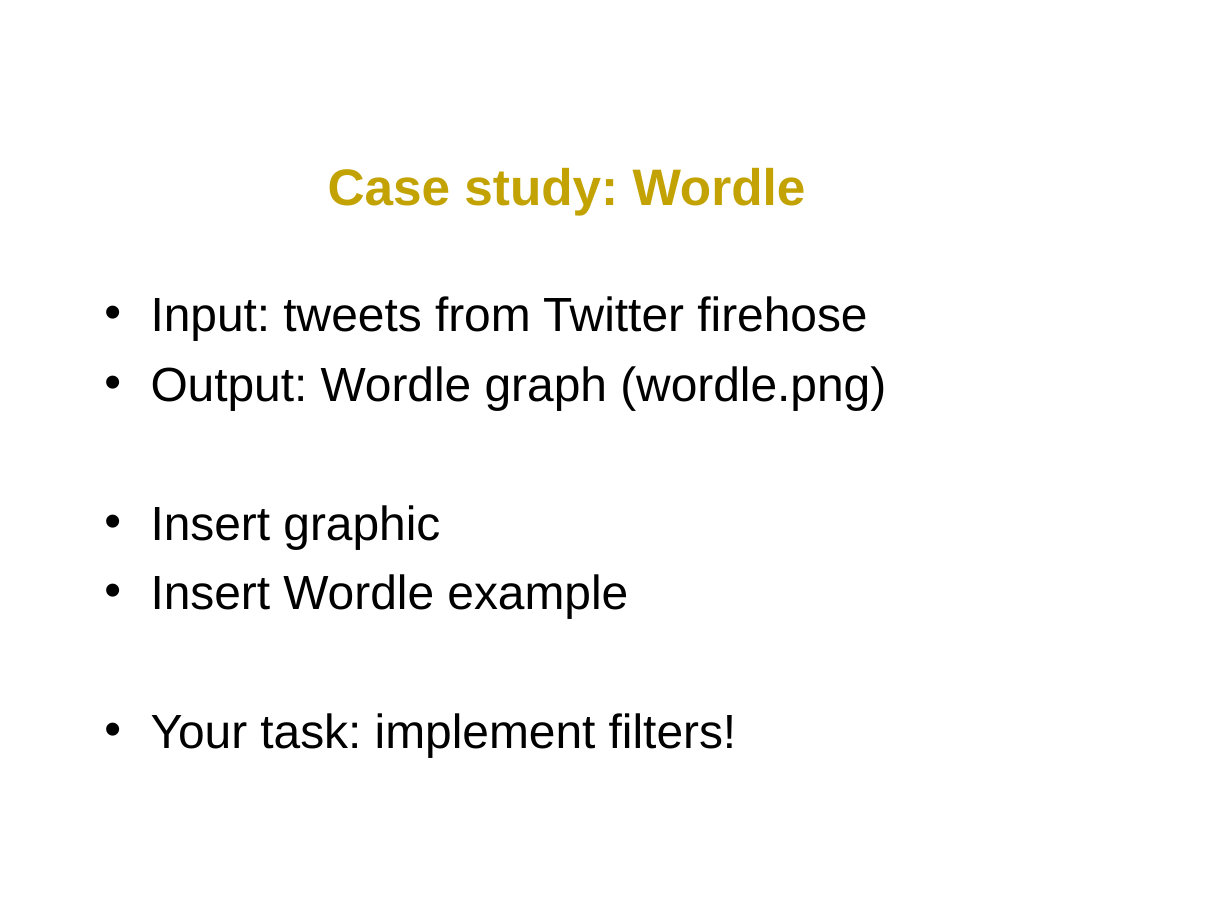
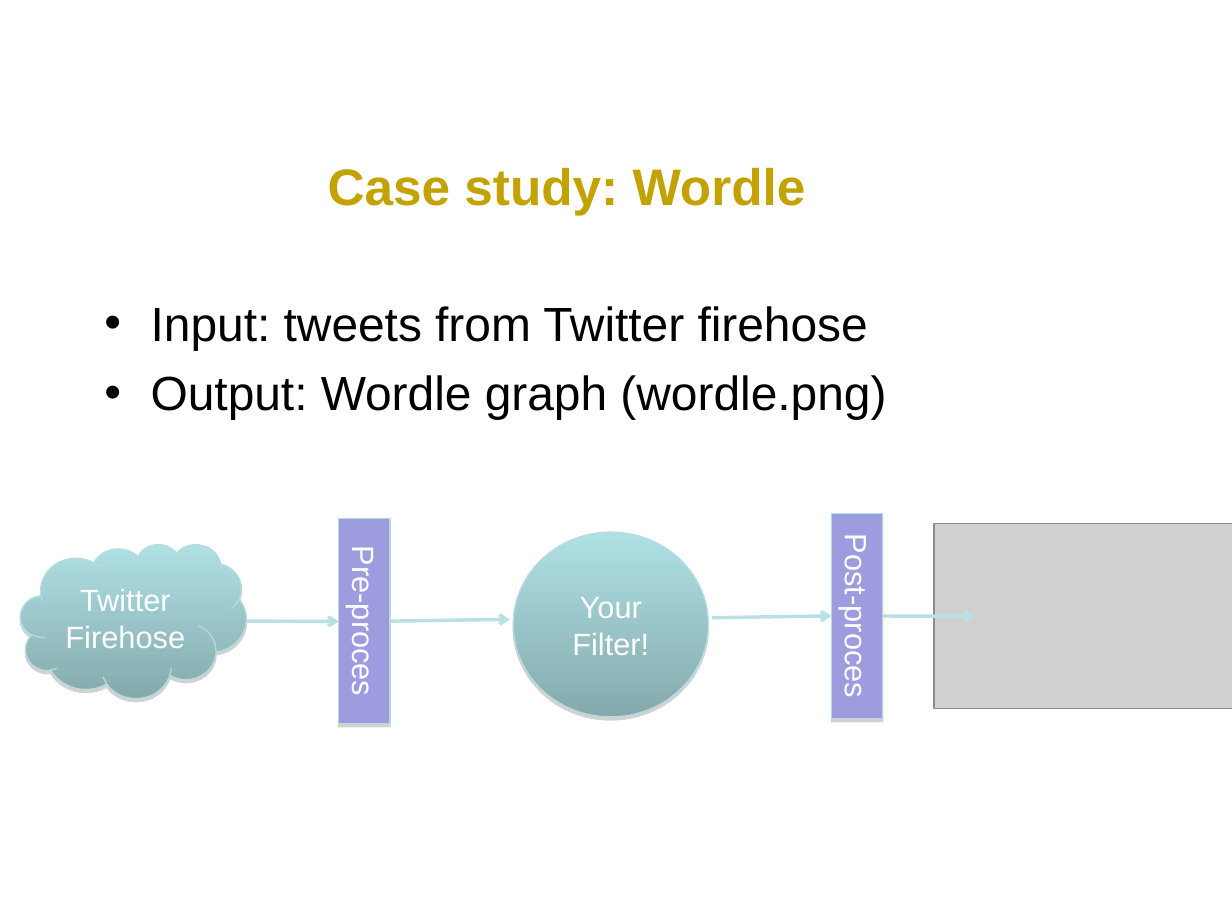
Before and after one commit to svdberg/ClojureJFall2011, a slide deck: slide 5 of ClojureWorkshop.ppt. Drawn at 1232x924 pixels with LibreOffice and Linux fonts; fonts in the diff are those of the drawing; grey boxes stand for pictures; background and template pictures are left out. Boxes give left, top, right and bottom in pixels: in the first picture for what was removed or moved away, otherwise in the second. Text is boxed around its words. In the diff, an @@ line names an element or a change of style, - is before the commit and + after.

```diff
--- a/ClojureWorkshop.ppt
+++ b/ClojureWorkshop.ppt
@@ text "Input: tweets from Twitter firehose": place and size @@
-text "Input: tweets from Twitter firehose" at box(151, 296, 886, 757)
+text "Input: tweets from Twitter firehose" at box(151, 306, 886, 420)
@@ text at box(151, 505, 737, 757): paragraphs removed @@
-• Insert graphic
-• Insert Wordle example
-• Your task: implement filters!
@@ rectangle added at box(339, 519, 391, 724), fill #9C9CDF, outline #B6DCDF 0.74 pt, 18 pt, text #FFFFFF @@
+Pre-proces
@@ ellipse added at box(514, 532, 708, 717), fill gradient #AFE0E4 to #85AAAD, outline #B6DCDF 0.74 pt, 18 pt, text #FFFFFF @@
+Your Filter!
@@ rectangle added at box(832, 514, 883, 719), fill #9C9CDF, outline #B6DCDF 0.74 pt, 18 pt, text #FFFFFF @@
+Post-proces
@@ picture added at box(934, 524, 1232, 708) @@
@@ freeform shape added at box(21, 545, 246, 699), fill gradient #AFE0E4 to #85AAAD, outline #B6DCDF 0.74 pt, 18 pt, text #FFFFFF @@
+Twitter
+Firehose
@@ arrow added from (246, 621) to (339, 621), #BBE0E3 2.01 pt @@
@@ arrow added from (391, 621) to (510, 620), #BBE0E3 2.01 pt @@
@@ arrow added from (712, 617) to (832, 616), #BBE0E3 2.01 pt @@
@@ arrow added from (882, 616) to (976, 616), #BBE0E3 2.01 pt @@
```
Also in this commit, not shown: 4 other slides changed, 1 slide added, 1 other file.
